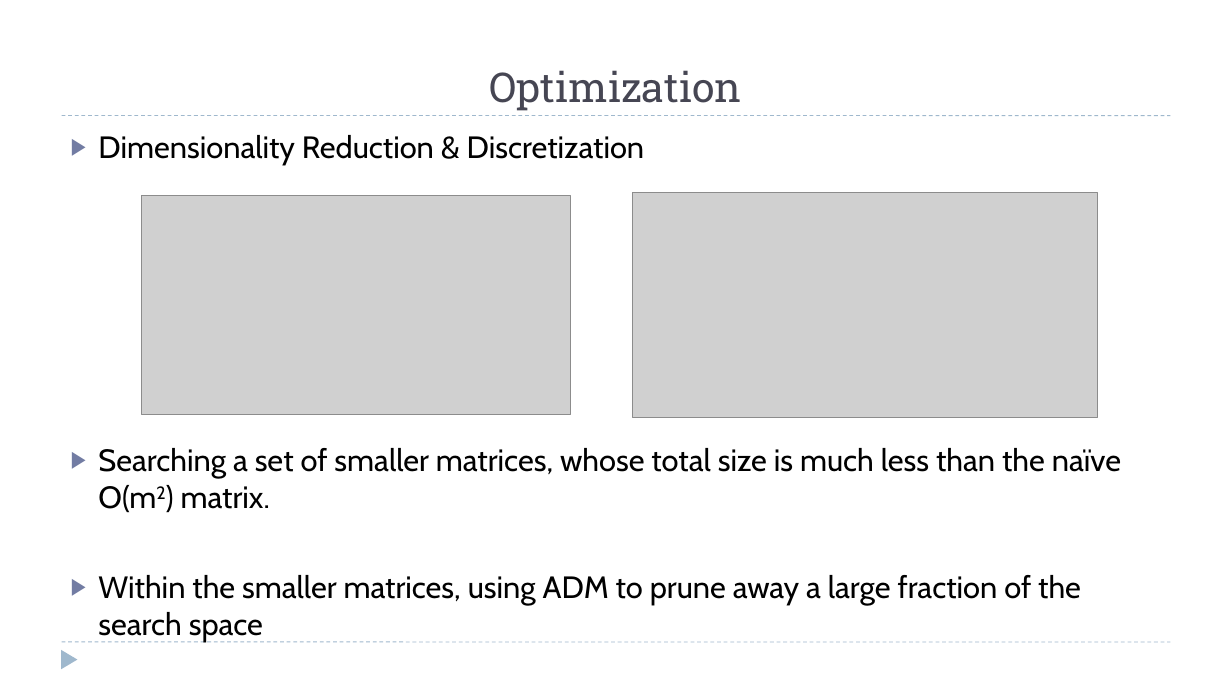
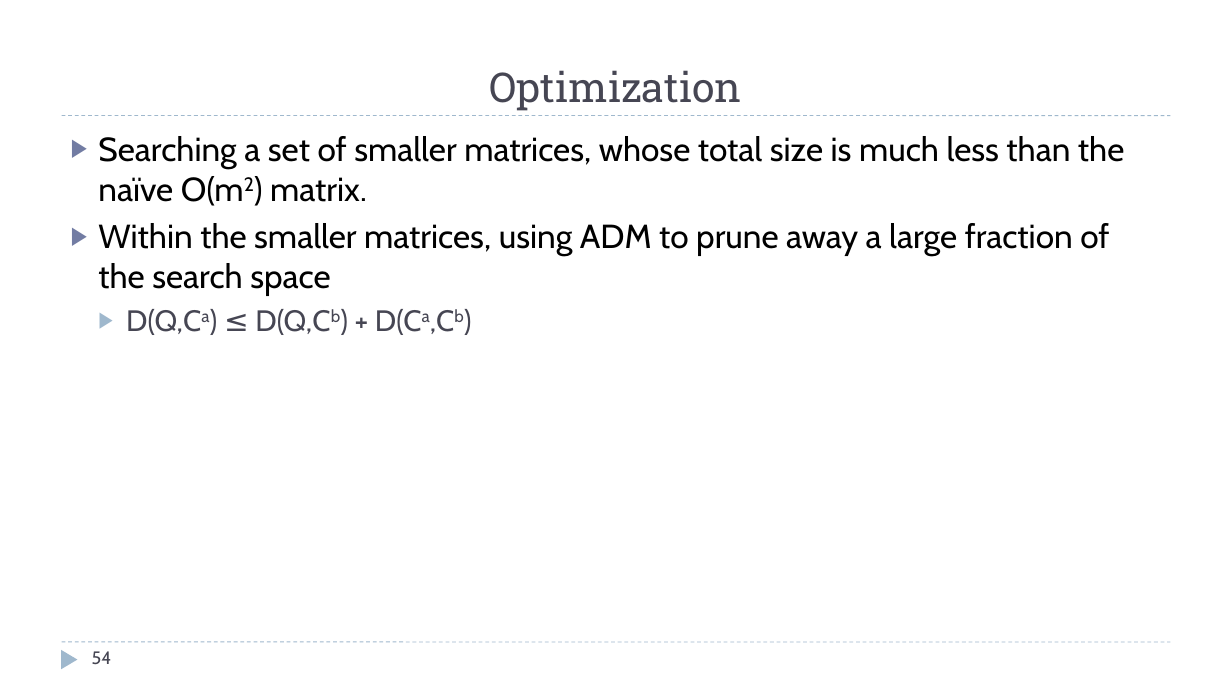
Before and after one commit to zixiaojindao/time-series-survey, a slide deck: slide 54 of slide/tsdm.pptx. Drawn at 1232x693 pixels with LibreOffice and Linux fonts; fonts in the diff are those of the drawing; grey boxes stand for pictures. Boxes give left, top, right and bottom in pixels: in the first picture for what was removed or moved away, otherwise in the second. Text is boxed around its words. In the diff, an @@ line names an element or a change of style, - is before the commit and + after.

```diff
--- a/slide/tsdm.pptx
+++ b/slide/tsdm.pptx
@@ text at box(98, 135, 645, 165): paragraph removed @@
-▶ Dimensionality Reduction & Discretization
@@ text at box(98, 136, 1124, 296): size 24.1 to 26 pt in "Searching a set of smaller matrices, whose ...", "Within the smaller matrices, using ADM to ..." @@
@@ picture removed at box(141, 196, 570, 414) @@
@@ picture removed at box(633, 193, 1098, 418) @@
@@ text at box(126, 309, 422, 335): paragraph added @@
+  ▶ D(Q,Ca) ≤ D(Q,Cb) + D(Ca,Cb)
@@ page number added at box(92, 651, 112, 664), 14 pt, text #464653 @@
+54
```
Also in this commit, not shown: 61 other slides changed, 1 slide added, 1 slide removed.
